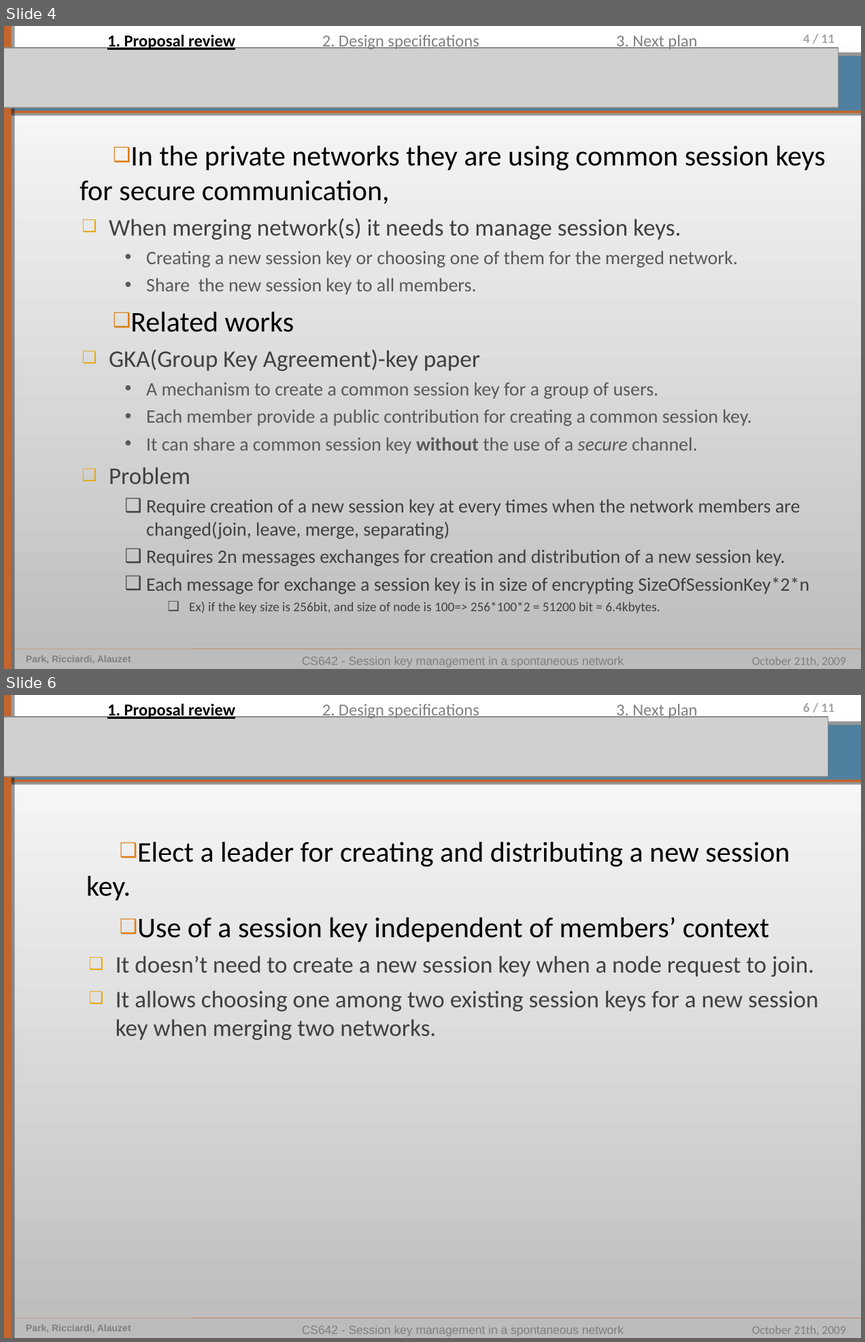
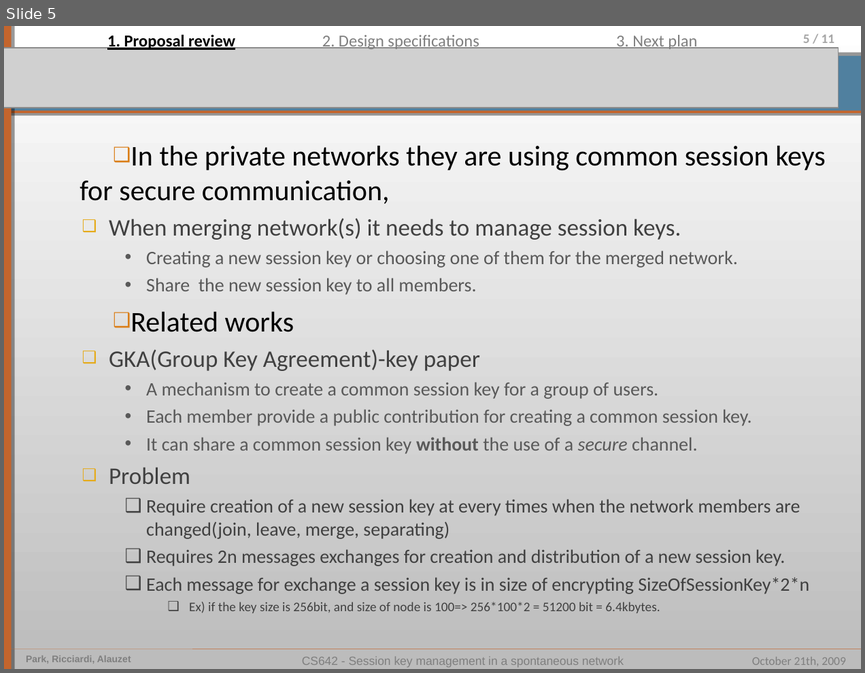
Before and after one commit to pierrealauzet/skemasnet, a slide deck: 3_design/CS462_Skemasnet_design.ppt. Shown one above the other, each under a label of ours: slides 4 and 6 before the commit, slide 5 after it; the slides between them are not shown. The pictures are 865x1342 and 865x673 pixels, drawn with LibreOffice and Linux fonts; fonts in the diff are those of the drawing; grey boxes stand for pictures. Boxes give left, top, right and bottom in pixels: in the first picture for what was removed or moved away, otherwise in the second. Text is boxed around its words. In the diff, an @@ line names an element or a change of style, - is before the commit and + after.

```diff
--- a/3_design/CS462_Skemasnet_design.ppt
+++ b/3_design/CS462_Skemasnet_design.ppt
@@ slide 6 removed at <box>4,695,861,1338</box>, background gradient #BCBCBC to #FFFFFF; not listed: 9 template elements that a slide beside it also shows @@
@@ text removed at <box>107,702,235,720</box> @@
-1. Proposal review
@@ text removed at <box>322,704,479,720</box> @@
-2. Design specifications
@@ text removed at <box>616,704,697,720</box> @@
-3. Next plan
@@ picture removed at <box>4,717,828,777</box> @@
@@ text removed at <box>86,842,818,1040</box> @@
-❑ Elect a leader for creating and distributing a new session key.
-❑ Use of a session key independent of members’ context
-  ❑ It doesn’t need to create a new session key when a node request to join.
-  ❑ It allows choosing one among two existing session keys for a new session key when merging two networks.
@@ what was slide 4 is now slide 5 @@
@@ page number at <box>803,34,835,43</box>: text changed @@
-4 / 11
+5 / 11
```
Also in this commit, not shown: 3 slides changed, 10 slides added, 1 other slide removed, 1 other file.
